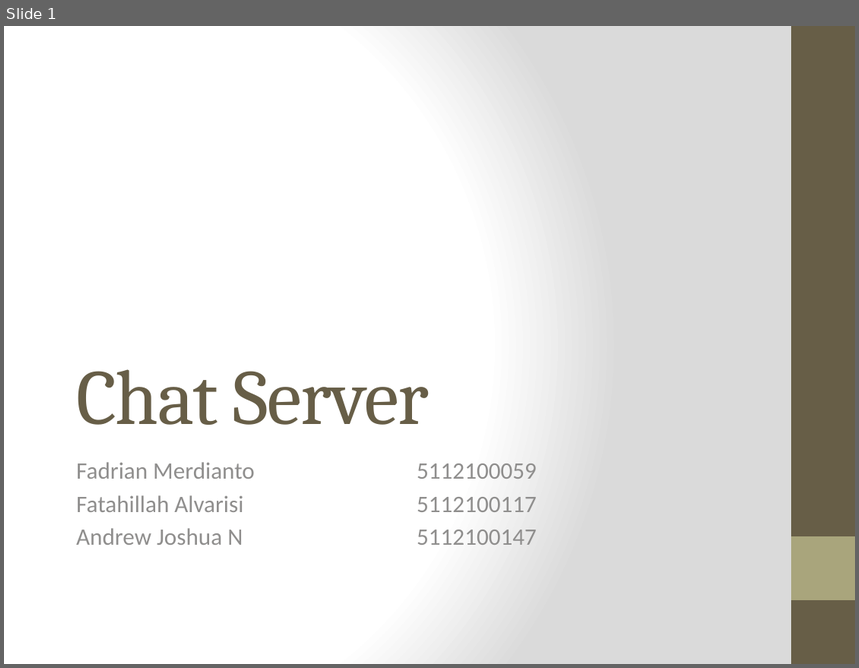
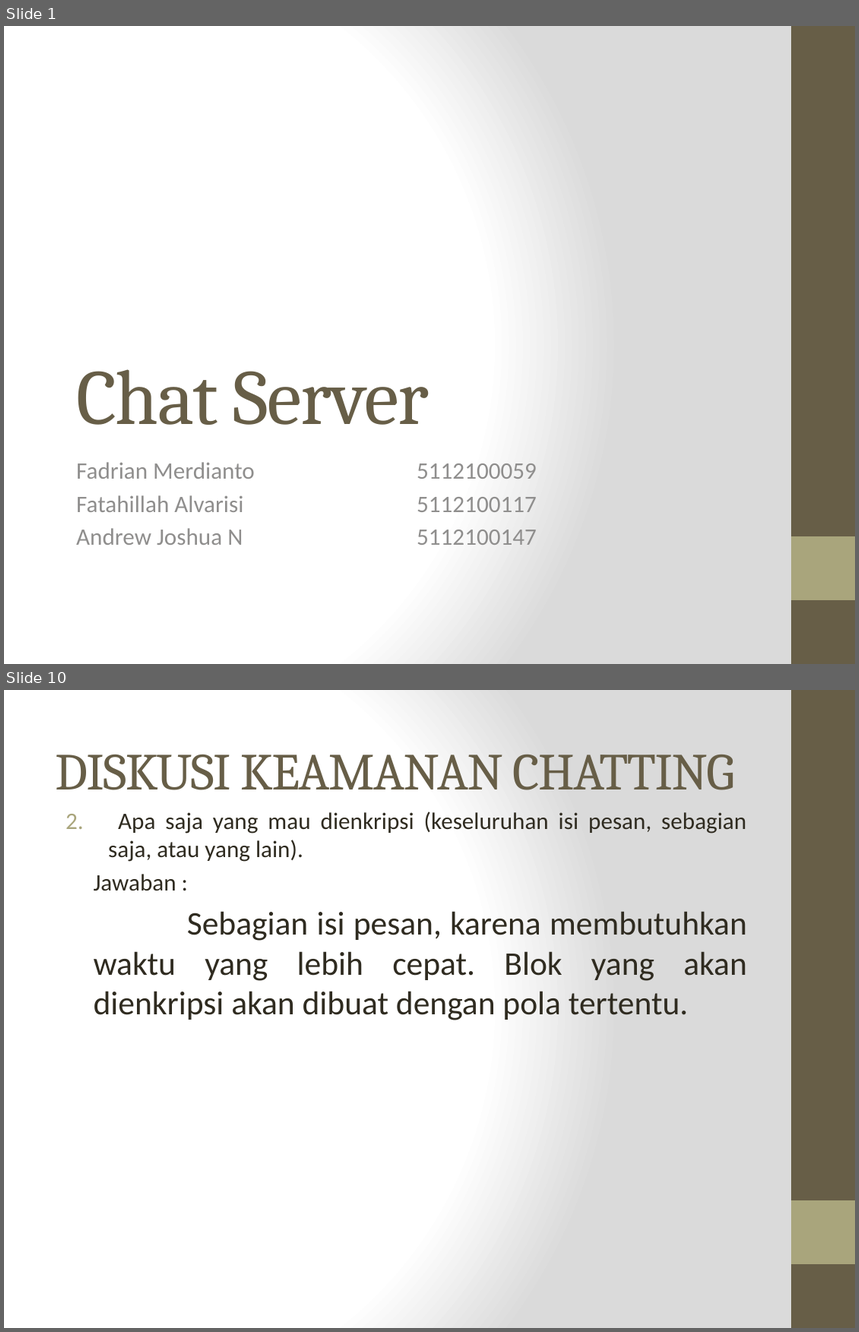
Before and after one commit to alvarisi/KIJ-chat, a slide deck: Presentasi.pptx. Shown one above the other, each under a label of ours: slide 1 before the commit, slides 1 and 10 after it; the slides between them are not shown. The pictures are 859x668 and 859x1332 pixels, drawn with LibreOffice and Linux fonts; fonts in the diff are those of the drawing. Boxes give left, top, right and bottom in pixels: in the first picture for what was removed or moved away, otherwise in the second. Text is boxed around its words. In the diff, an @@ line names an element or a change of style, - is before the commit and + after.

```diff
--- a/Presentasi.pptx
+++ b/Presentasi.pptx
@@ slide 10 added at (x1=4, y1=690, x2=855, y2=1328), background gradient #FFFFFF to #DADADA; not listed: 2 template elements that a slide beside it also shows @@
@@ title added at (x1=55, y1=754, x2=734, y2=790), 44 pt, text #675E47 @@
+DISKUSI KEAMANAN CHATTING
@@ text added at (x1=94, y1=812, x2=747, y2=1021), 28 pt, text #2F2B20 @@
+2. Apa saja yang mau dienkripsi (keseluruhan isi pesan, sebagian saja, atau yang lain).
+  Jawaban :
+  Sebagian isi pesan, karena membutuhkan waktu yang lebih cepat. Blok yang akan dienkripsi akan dibuat dengan pola tertentu.
```
Also in this commit, not shown: 6 slides changed, 2 other slides added.
